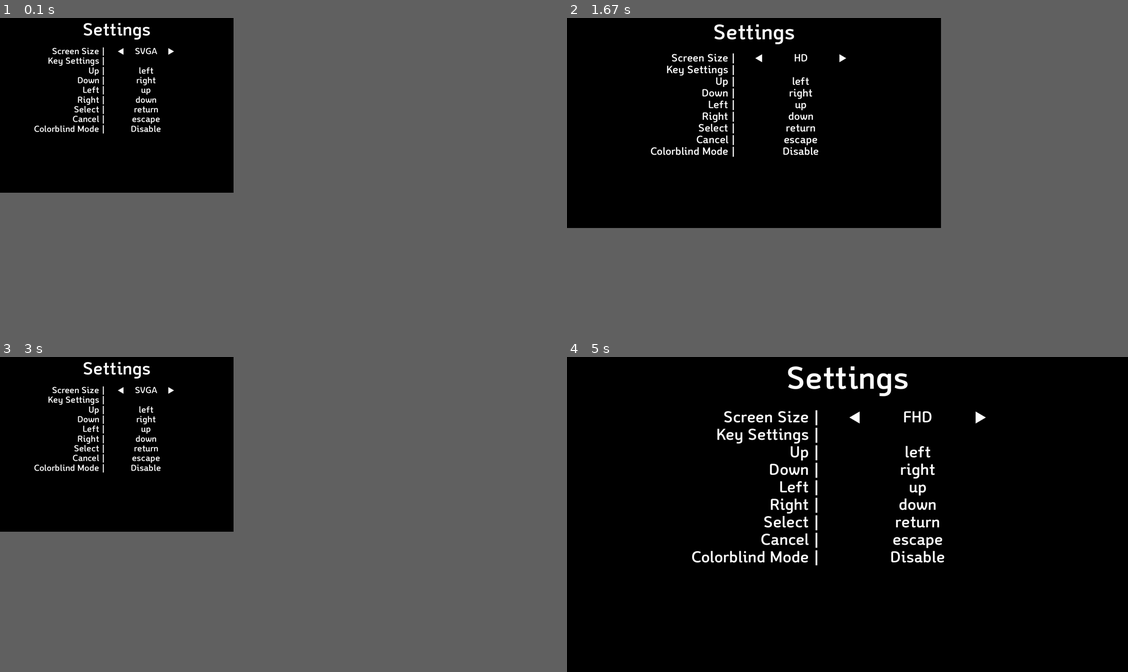
Above: before the commit, frames 1-4 (two rows, left to right).
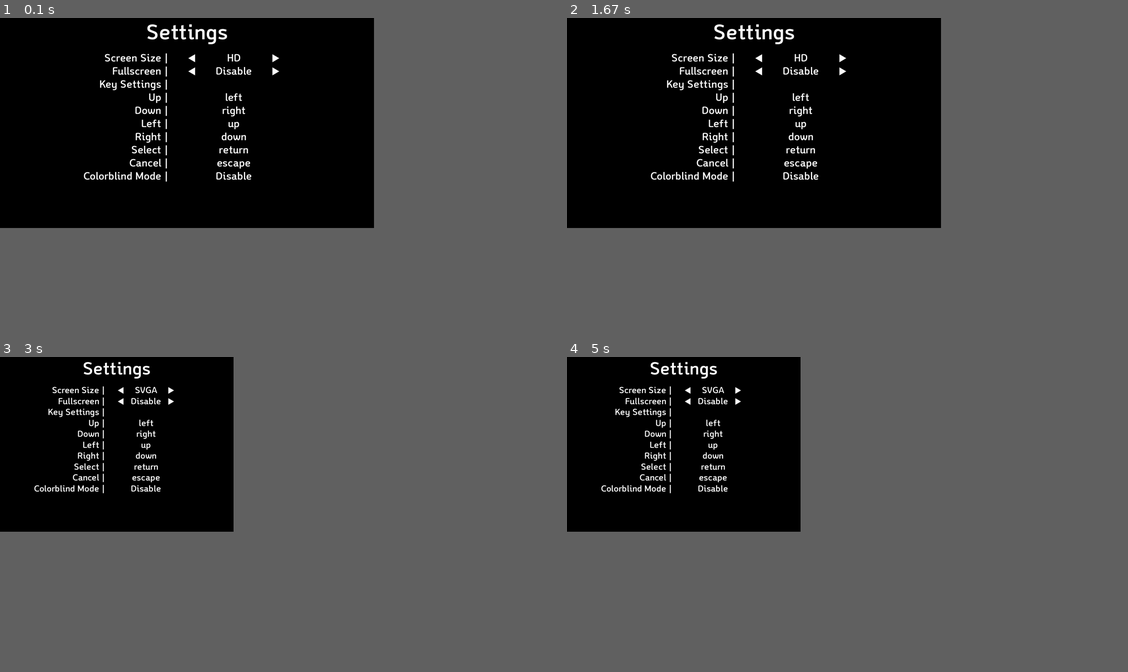
Above: after the commit, the same moments.

Repository: RuneLune/UNO-with-Pygame
Game: pygame game, started from src/app.py
The game is run twice, just before and just after one commit, with the same random seed, the same clock (stepped at 60 frames per second) and the same inputs.
Inputs:
- Up to frame 1 (0.1 s): no input
- Up to frame 2 (1.67 s): click "◀" at 0.38 s; click "◀" at 0.72 s; click "▶" at 1.05 s; click "◀" at 1.38 s
- Up to frame 3 (3 s): click "◀" at 1.72 s; click "◀" at 2.05 s; click "▶" at 2.38 s
- Up to frame 4 (5 s): click "▶" at 3.22 s; click "▶" at 3.55 s; click "▶" at 3.88 s; click "◀" at 4.72 s
In frame 1 the window is 562x421 before the commit and 900x506 after it. Grey fills any space a smaller window leaves; there, only what the larger window draws over its background counts as a difference.

The runs differ from the first frame. In frame 1, 2.9% of the frame differs, in the area x 6-50%, y 1-53%; in frame 2, 2.0%; in frame 3, 1.5%; in frame 4, 4.6%, in the area x 6-75%, y 1-67%.

Commit message:
풀스크린 모드 추가 및 코드 일부 정리

Diff:
--- a/settings.json
+++ b/settings.json
@@ -1 +1 @@
-{"screen_size": "SVGA", "key_settings": {"left": 1073741904, "right": 1073741903, "up": 1073741906, "down": 1073741905, "select": 13, "cancel": 27}, "colorblind_mode": false}
+{"screen_size": "HD", "key_settings": {"left": 1073741904, "right": 1073741903, "up": 1073741906, "down": 1073741905, "select": 13, "cancel": 27}, "colorblind_mode": false, "fullscreen": false}
--- a/src/app.py
+++ b/src/app.py
@@ -11,7 +11,7 @@
 
 settings = Settings()
 
-screen = pygame.display.set_mode(settings.get_screen_resolution())
+# screen = pygame.display.set_mode(settings.get_screen_resolution())
 
 fps = 60
 clock = pygame.time.Clock()
--- a/src/settings_function.py
+++ b/src/settings_function.py
@@ -7,6 +7,7 @@
 
 initial_settings = {
     "screen_size": "SVGA",
+    "full_screen": False,
     "key_settings": {
         "left": pygame.K_LEFT,
         "right": pygame.K_RIGHT,
@@ -43,9 +44,7 @@
             except BaseException:
                 # Error occurred while loading settings from file
                 pass
-        self.__screen_resolution = self.get_screen_size(
-            self.__settings.get("screen_size", None)
-        )
+        self.set_screen_resolution()
 
     # Settings reset method
     def reset_settings(self):
@@ -69,21 +68,20 @@
     def get_settings(self):
         return copy.deepcopy(self.__settings)
 
-    def get_screen_size(self, screen_type):
-        if screen_type == "SVGA":
-            return (800, 600)
-        elif screen_type == "HD":
-            return (1280, 720)
-        elif screen_type == "FHD":
-            return (1920, 1080)
-        elif screen_type == "Full Screen":
-            return (
-                ctypes.windll.user32.GetSystemMetrics(0),
-                ctypes.windll.user32.GetSystemMetrics(1),
-            )
+    def set_screen_resolution(self):
+        if self.__settings.get("fullscreen", False) is False:
+            screen_type = self.__settings.get("screen_size", "SVGA")
+            if screen_type == "SVGA":
+                self.__SVGA()
+            elif screen_type == "HD":
+                self.__HD()
+            elif screen_type == "FHD":
+                self.__FHD()
+            else:
+                self.__settings.update(screen_size="SVGA")
+                self.__SVGA()
         else:
-            self.__settings.update(screen_size="SVGA")
-            return (800, 600)
+            self.__fullscreen()
 
     def get_screen_resolution(self):
         return self.__screen_resolution
@@ -112,6 +110,14 @@
             self.__SVGA()
         self.save_settings()
 
+    def change_fullscreen(self):
+        if self.__settings.get("fullscreen", False) is False:
+            self.__settings.update(fullscreen=True)
+        else:
+            self.__settings.update(fullscreen=False)
+        self.set_screen_resolution()
+        self.save_settings()
+
     # 800*600 Screen
     def __SVGA(self):
         self.__screen_resolution = (800, 600)
@@ -125,11 +131,8 @@
         self.__screen_resolution = (1920, 1080)
 
     # Fullscreen
-    def __fullScreen(self):
-        user32 = ctypes.windll.user32
-        self.__settings.update(
-            screen_size=(user32.GetSystemMetrics(0), user32.GetSystemMetrics(1))
-        )  # Get resolution
-        self.screen = pygame.display.set_mode(
-            self.screen_size, pygame.FULLSCREEN
-        )  # Fullscreen setting
+    def __fullscreen(self):
+        self.__screen_resolution = (
+            ctypes.windll.user32.GetSystemMetrics(0),
+            ctypes.windll.user32.GetSystemMetrics(1),
+        )
--- a/src/settings_scene.py
+++ b/src/settings_scene.py
@@ -16,6 +16,7 @@
     def __init__(self, settings):
         self.__menu_options = [
             "Screen Size |",
+            "Fullscreen |",
             "Key Settings |",
             "Up |",
             "Down |",
@@ -40,9 +41,6 @@
             "res/font/MainFont.ttf", round(screen_size[1] / 20)
         )
 
-        # self.__title_font = pygame.font.SysFont("Arial", round(screen_size[1] / 10))
-        # self.__menu_font = pygame.font.SysFont("Arial", round(screen_size[1] / 20))
-
         self.__title_text = self.__title_font.render("Settings", True, colors.white)
         self.__title_rect = self.__title_text.get_rect()
         self.__title_rect.centerx = self.__screen.get_rect().centerx
@@ -54,10 +52,8 @@
             )
             self.__menu_rect.append(self.__menu_text[i].get_rect())
             self.__menu_rect[i].right = self.__screen.get_rect().centerx * 0.9
-            self.__menu_rect[
-                i
-            ].top = self.__screen.get_rect().centery / 3 + i * screen_size[1] / (
-                2 * len(self.__menu_options)
+            self.__menu_rect[i].top = (
+                self.__screen.get_rect().centery / 3 + i * screen_size[1] / 16
             )
             if i == 0:  # Screen Size
                 self.__setting_text.append(
@@ -70,22 +66,42 @@
                 )
                 self.__button_rect.append(self.__button_text[-1].get_rect())
                 self.__button_rect[-1].left = self.__screen.get_rect().centerx
-                self.__button_rect[
-                    -1
-                ].top = self.__screen.get_rect().centery / 3 + i * screen_size[1] / (
-                    2 * len(self.__menu_options)
+                self.__button_rect[-1].top = (
+                    self.__screen.get_rect().centery / 3 + i * screen_size[1] / 16
                 )
                 self.__button_text.append(
                     self.__menu_font.render("▶", True, colors.white)
                 )
                 self.__button_rect.append(self.__button_text[-1].get_rect())
                 self.__button_rect[-1].right = self.__screen.get_rect().centerx * 1.5
-                self.__button_rect[
-                    -1
-                ].top = self.__screen.get_rect().centery / 3 + i * screen_size[1] / (
-                    2 * len(self.__menu_options)
-                )
-            elif i == 2:  # Key Settings - Left
+                self.__button_rect[-1].top = (
+                    self.__screen.get_rect().centery / 3 + i * screen_size[1] / 16
+                )
+            elif i == 1:  # Fullscreen
+                if settings.get("fullscreen", None) is True:
+                    text = "Enable"
+                else:
+                    text = "Disable"
+                self.__setting_text.append(
+                    self.__menu_font.render(text, True, colors.white)
+                )
+                self.__button_text.append(
+                    self.__menu_font.render("◀", True, colors.white)
+                )
+                self.__button_rect.append(self.__button_text[-1].get_rect())
+                self.__button_rect[-1].left = self.__screen.get_rect().centerx
+                self.__button_rect[-1].top = (
+                    self.__screen.get_rect().centery / 3 + i * screen_size[1] / 16
+                )
+                self.__button_text.append(
+                    self.__menu_font.render("▶", True, colors.white)
+                )
+                self.__button_rect.append(self.__button_text[-1].get_rect())
+                self.__button_rect[-1].right = self.__screen.get_rect().centerx * 1.5
+                self.__button_rect[-1].top = (
+                    self.__screen.get_rect().centery / 3 + i * screen_size[1] / 16
+                )
+            elif i == 3:  # Key Settings - Left
                 self.__setting_text.append(
                     self.__menu_font.render(
                         pygame.key.name(
@@ -95,7 +111,7 @@
                         colors.white,
                     )
                 )
-            elif i == 3:  # Key Settings - Right
+            elif i == 4:  # Key Settings - Right
                 self.__setting_text.append(
                     self.__menu_font.render(
                         pygame.key.name(
@@ -105,7 +121,7 @@
                         colors.white,
                     )
                 )
-            elif i == 4:  # Key Settings - Up
+            elif i == 5:  # Key Settings - Up
                 self.__setting_text.append(
                     self.__menu_font.render(
                         pygame.key.name(
@@ -115,7 +131,7 @@
                         colors.white,
                     )
                 )
-            elif i == 5:  # Key Settings - Down
+            elif i == 6:  # Key Settings - Down
                 self.__setting_text.append(
                     self.__menu_font.render(
                         pygame.key.name(
@@ -125,7 +141,7 @@
                         colors.white,
                     )
                 )
-            elif i == 6:  # Key Settings - Select
+            elif i == 7:  # Key Settings - Select
                 self.__setting_text.append(
                     self.__menu_font.render(
                         pygame.key.name(
@@ -135,7 +151,7 @@
                         colors.white,
                     )
                 )
-            elif i == 7:  # Key Settings - Cancel
+            elif i == 8:  # Key Settings - Cancel
                 self.__setting_text.append(
                     self.__menu_font.render(
                         pygame.key.name(
@@ -145,7 +161,7 @@
                         colors.white,
                     )
                 )
-            elif i == 8:  # Colorblind Mode
+            elif i == 9:  # Colorblind Mode
                 if settings.get("colorblind_mode", None) is True:
                     text = "Enable"
                 else:
@@ -159,15 +175,18 @@
                 )
             self.__setting_rect.append(self.__setting_text[i].get_rect())
             self.__setting_rect[i].centerx = self.__screen.get_rect().centerx * 1.25
-            self.__setting_rect[
-                i
-            ].top = self.__screen.get_rect().centery / 3 + i * screen_size[1] / (
-                2 * len(self.__menu_options)
+            self.__setting_rect[i].top = (
+                self.__screen.get_rect().centery / 3 + i * screen_size[1] / 16
             )
         return None
 
     def refresh(self):
-        self.__screen = pygame.display.set_mode(self.__settings.get_screen_resolution())
+        flag = 0
+        if self.__settings.get_settings().get("fullscreen", False) is True:
+            flag |= pygame.FULLSCREEN
+        self.__screen = pygame.display.set_mode(
+            self.__settings.get_screen_resolution(), flag
+        )
         self.__menu_text = []
         self.__menu_rect = []
         self.__setting_text = []
@@ -195,9 +214,6 @@
             for i in range(len(self.__button_text)):
                 if self.__button_rect[i].collidepoint(mouse_pos):
                     return self.__button_func(i)
-            # for i in range(len(self.__menu_options)):
-            #     if self.__menu_rect[i].collidepoint(mouse_pos):
-            #         return self.__menu_func(i)
 
         return "continue"
 
@@ -209,9 +225,12 @@
         return ("continue", None)
 
     def __button_func(self, i):
-        if i == 0:  # Lower Screen Resolution
-            self.__settings.lower_screen_size()
-        elif i == 1:  # Higher Screen Resolution
-            self.__settings.higher_screen_size()
+        if self.__settings.get_settings().get("fullscreen", False) is False:
+            if i == 0:  # Lower Screen Resolution
+                self.__settings.lower_screen_size()
+            elif i == 1:  # Higher Screen Resolution
+                self.__settings.higher_screen_size()
+        if i == 2 or i == 3:  # Change Fullscreen Option
+            self.__settings.change_fullscreen()
         self.refresh()
         return ("continue", None)
